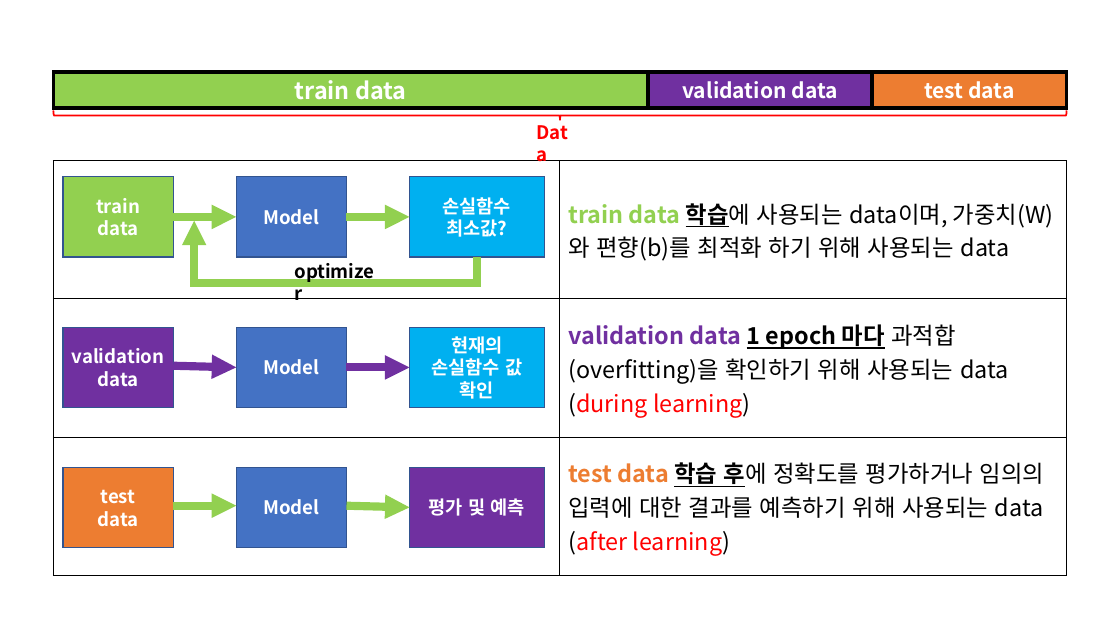
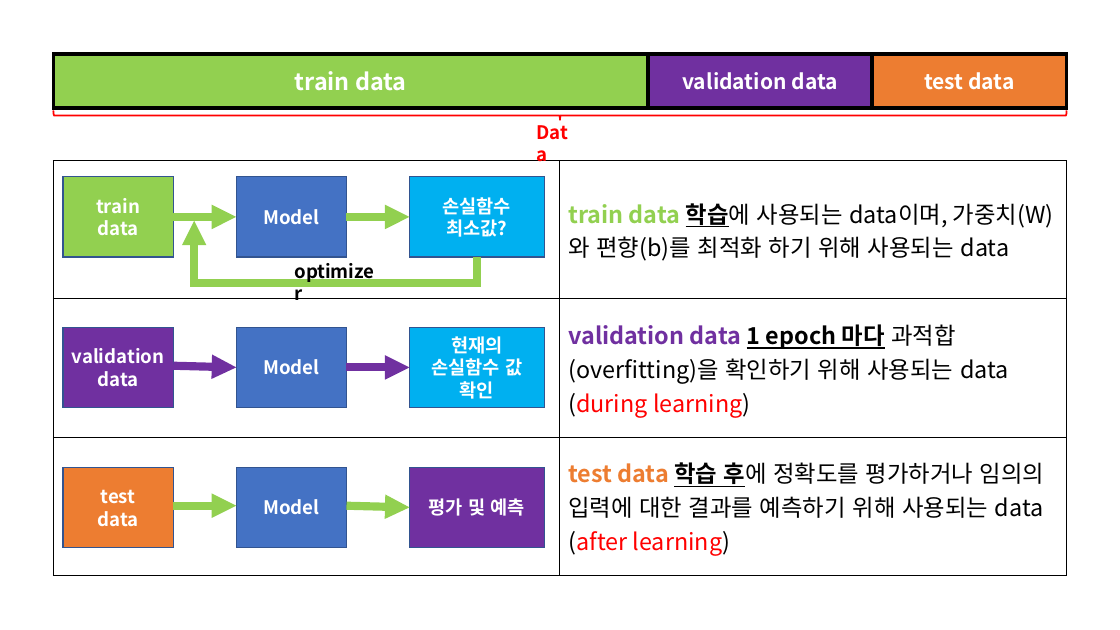
Before and after one commit to doalongwith/Pytorch, a slide deck: slide 29 of Pytorch_Image.pptx (slide 28 before the commit). Drawn at 1120x630 pixels with LibreOffice and Linux fonts; fonts in the diff are those of the drawing. Boxes give left, top, right and bottom in pixels: in the first picture for what was removed or moved away, otherwise in the second. Text is boxed around its words. In the diff, an @@ line names an element or a change of style, - is before the commit and + after.

```diff
--- a/Pytorch_Image.pptx
+++ b/Pytorch_Image.pptx
@@ rectangle "train data": place and size @@
-rectangle "train data" at (54, 72, 649, 108)
+rectangle "train data" at (54, 55, 649, 108)
@@ rectangle "validation data": place and size @@
-rectangle "validation data" at (649, 72, 873, 108)
+rectangle "validation data" at (649, 55, 873, 108)
@@ rectangle "test data": place and size @@
-rectangle "test data" at (872, 72, 1067, 108)
+rectangle "test data" at (872, 55, 1067, 108)
```
Also in this commit, not shown: 1 other slide changed, 43 slides added, 28 other files.
